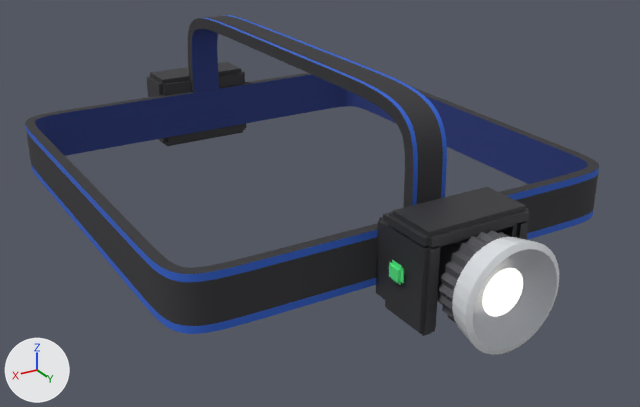
Two versions of the glTF model src/main/resources/assets/wflib/models/soldier/headlamp.glb, one commit apart.
Camera for both pictures: a camera (50 mm lens) standing at (0.503, 0.902, 0.788) and looking at (0.015, 0.089, 0.382). Arrows for +X, +Y and +Z are at lower left; the lights stay in place. The first picture is the older version. Vertices at exactly the same position are counted once.

Objects in the first picture: 'head'.
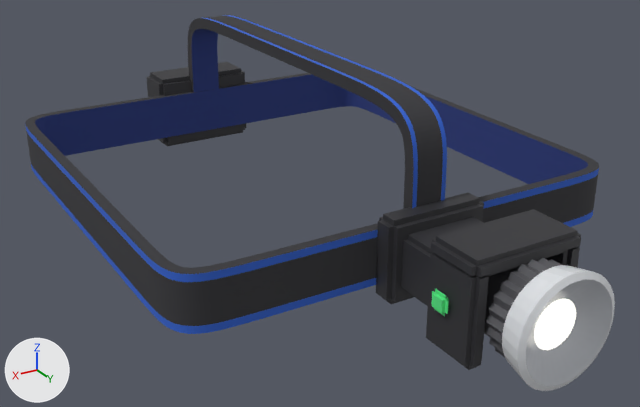
Boxes (x1, y1, x2, y2) around the edits, measured in the pictures (640 x 407 px; the box of a moved part takes in the faces that stretch with it):
'head', reshaped (11% taller): before (25, 15, 599, 355); after (25, 15, 615, 391)
part 1 of me_head_001, moved or reshaped (not visible before): after (431, 289, 449, 316)
part 2 of me_head_001, moved or reshaped: before (385, 187, 559, 355); after (401, 209, 613, 386)
part 3 of me_head_001, recoloured: before (473, 249, 557, 350); after (517, 271, 615, 391)

Edits to the bpy script that builds the scene:
```text
Change me_head_001:
    used by ob_head; location = (0.0, 0.0, 0.0)
    remove me_head_001.from_pydata(...)  # 1736 vertices, 3352 faces; spans x -0.268..0.268, y -0.336..0.401, z 0.345..0.548
    add me_head_001.from_pydata(...)  # 1768 vertices, 3412 faces; spans x -0.268..0.268, y -0.336..0.466, z 0.345..0.548
    me_head_001 part 1: the loose piece of 32 vertices spanning x -0.069..-0.062, y 0.3..0.322, z 0.395..0.415 is moved by (0.131, 0.065, 0.0)
    me_head_001 part 2: 366 vertices moved from x -0.062..0.069, y 0.285..0.401, z 0.345..0.458 to x -0.069..0.062, y 0.285..0.466, z 0.345..0.458; 120 vertices removed from x -0.057..0.057, y 0.285..0.384, z 0.35..0.453; 152 vertices added at x -0.057..0.057, y 0.29..0.449, z 0.357..0.453
    me_head_001 part 3: 64 faces spanning x -0.055..0.055, y 0.463..0.466, z 0.345..0.455 switch from mat_hl_reflector (light grey #bcbfc5) to mat_hl_silver (white #e5e7eb)
```
